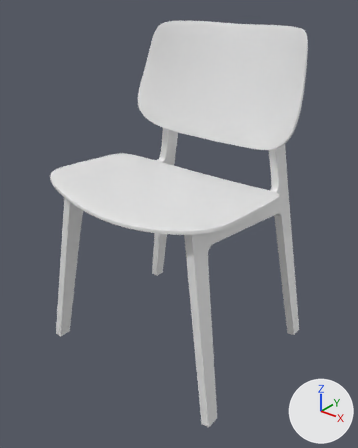
An edit to the Blender file blenderguru-soborg-chair/chair1.blend, drawn before and after from the same camera.
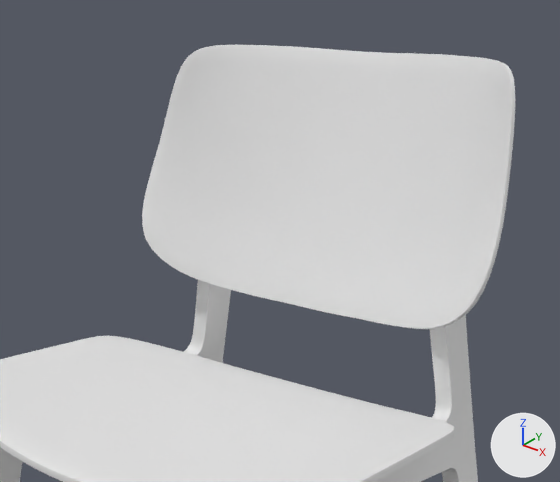
There are two pictures of each version: one whole from a camera (50 mm lens) standing at (3.62, -4.55, 4.55) and looking at (0.07, -0.11, 1.79), one close up on the part from 20% to 92% of the width and 0% to 49% of the height. Arrows for +X, +Y and +Z are at lower right; the lights stay in place.

The first close-up shows 'Leg-R', 'Plane', 'Seat'.
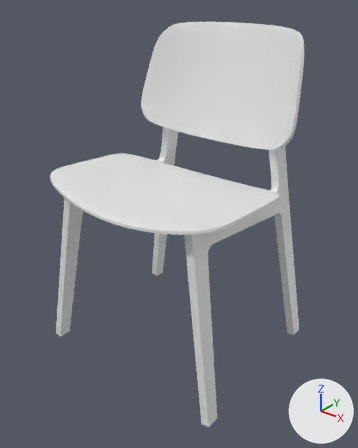
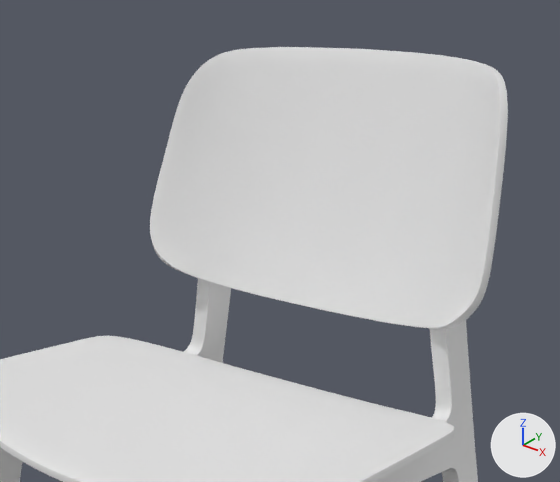
Commit message: OK the last one wasn't so great after all but did some fixemups

What differs and where, as boxes (x1, y1, x2, y2) in the close-ups (560 x 482 px):
'Plane', reshaped, moved, modifiers changed
    before: (142, 45, 515, 329)
    after: (150, 47, 508, 329)

The change in detail:
me_plane_003 is used by ob_plane; location (0.002, 1.076, 3.363); rotation (1.324, 0.0, 0.0), in degrees (76, 0, 0); scale (0.72, 0.72, 0.72).
me_plane_003 had 30 vertices, 20 faces and spanned x 0.0..1.7, y -1.07..1.02, z 0.0..0.63.
me_plane_003 now has 42 vertices, 30 faces and spans x 0.0..1.65, y -1.06..1.03, z 0.02..0.55.
Part 1, on me_plane_003:
2 vertices are removed from x 0.0..1.67, y -1.07..-0.76, z 0.0..0.63.
5 faces are deleted.
3 vertices in x 0.33, y -1.06..0.51, z 0.02 move by (0.0, 0.0, 0.02).
3 vertices in x 0.0..0.33, y -0.53..1.02, z 0.0..0.02 move by (0.0, 0.01, 0.02).
12 vertices move from x 0.0..1.7, y -1.03..1.02, z 0.0..0.57 to x 0.0..1.64, y -1.02..1.03, z 0.04..0.55.
14 vertices are added at x 0.0..1.65, y -1.06..-0.62, z 0.02..0.54.
15 new faces join them.
Object 'Plane' (ob_plane) moves from (0.002, 1.076, 3.363) to (0.001, 1.097, 3.363).
Object 'Plane' (ob_plane) has a SOLIDIFY modifier named 'Solidify'.
On modifier 'Solidify' of object 'Plane' (ob_plane), thickness goes from 0.03 to 0.06.
